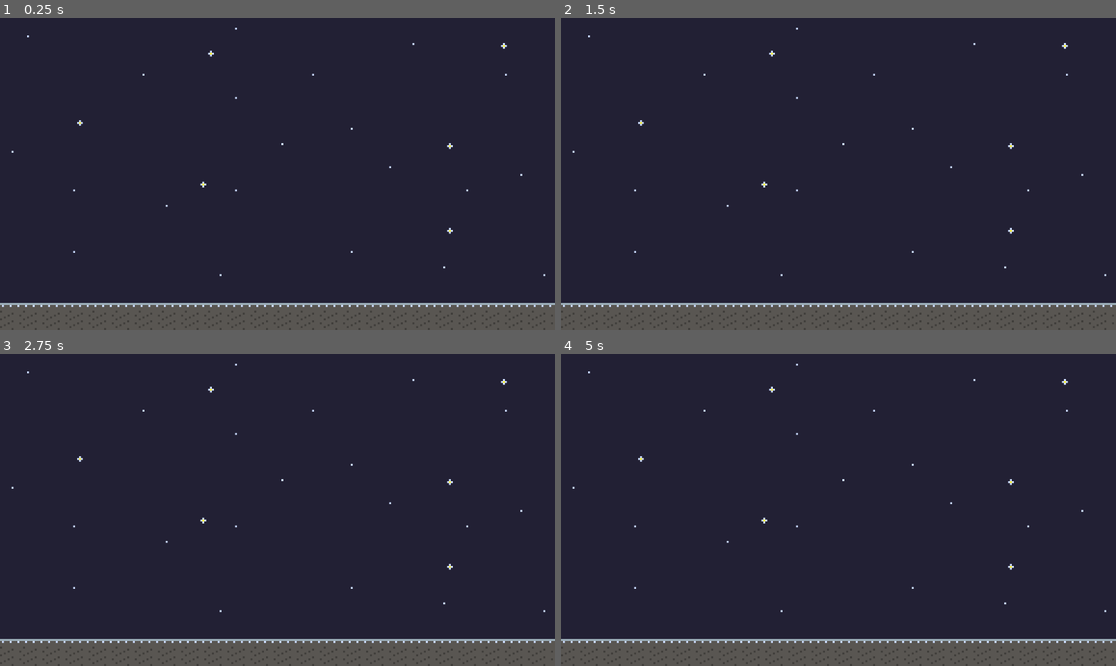
Above: before the commit, frames 1-4 (two rows, left to right).
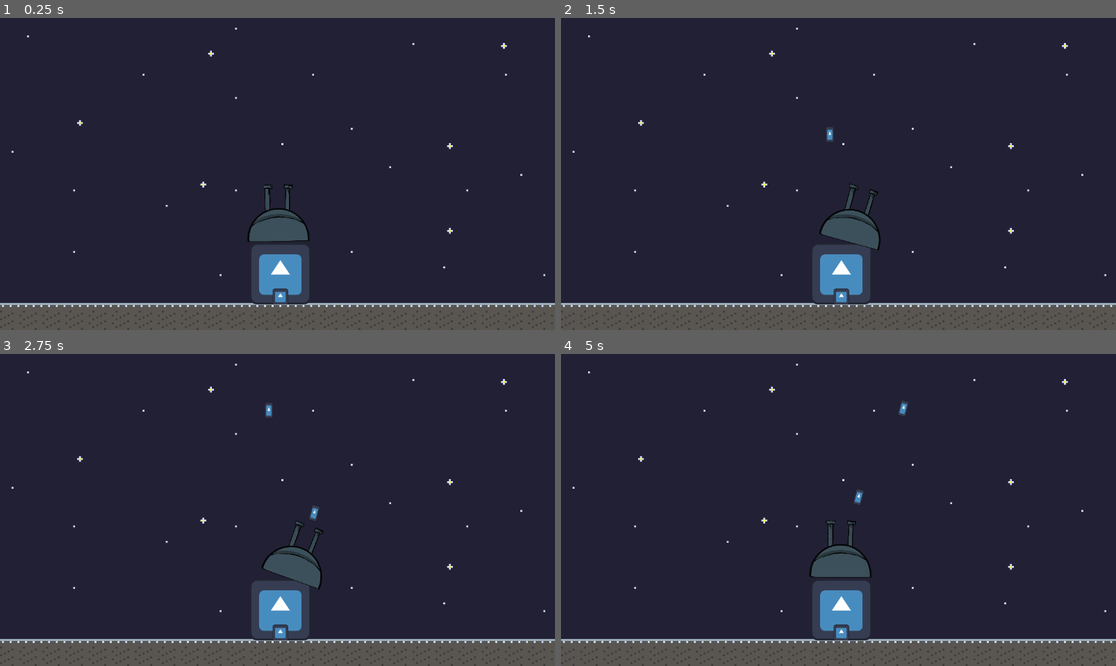
Above: after the commit, the same moments.

Repository: agoryu/galacticDefender
Game: Godot game, scene res://Level/Level.tscn
Two runs of this game, one before a commit and one after it. Both use one fixed random seed, a clock stepped at 60 frames per second and the inputs below. The engine's default icon, where the game draws it, is replaced by a stand-in: a white triangle on a blue panel in a dark square.
Inputs:
- Up to frame 1 (0.25 s): no input
- Up to frame 2 (1.5 s): tap Enter (ui_accept) at 0.5, 1.35 s; hold Right (ui_right) 0.53-1.28 s; hold Enter (ui_accept) 0.53-1.28 s; hold Left (ui_left) from 1.28 s (still down)
- Up to frame 3 (2.75 s): tap Enter (ui_accept) at 1.52, 1.82 s; release Left (ui_left) at 2.03 s; hold Right (ui_right) from 2.03 s (still down); hold Enter (ui_accept) from 2.03 s (still down)
- Up to frame 4 (5 s): release Enter (ui_accept) at 2.78 s; tap Enter (ui_accept) at 2.85, 3.02, 3.32, 4.35, 4.52, 4.82 s; release Right (ui_right) at 3.53 s; hold Enter (ui_accept) 3.53-4.28 s; hold Left (ui_left) from 3.53 s (still down)

The runs differ from the first frame. In frame 1, 3.0% of the frame differs, in the area x 44-56%, y 53-92%; in frame 2, 3.0%; in frame 3, 3.0%; in frame 4, 3.1%, in the area x 44-63%, y 14-92%.

Commit message:
feat: ajout canon dans niveau

Diff:
--- a/Character/Shooter/Bullet/Bullet.tscn
+++ b/Character/Shooter/Bullet/Bullet.tscn
@@ -7,6 +7,8 @@
 size = Vector2(20, 34)
 
 [node name="Bullet" type="CharacterBody2D"]
+collision_layer = 8
+collision_mask = 4
 script = ExtResource("1_hi20n")
 
 [node name="CollisionShape2D" type="CollisionShape2D" parent="."]
--- a/Character/Shooter/Shooter.tscn
+++ b/Character/Shooter/Shooter.tscn
@@ -1,7 +1,8 @@
-[gd_scene load_steps=4 format=3 uid="uid://br5fnl4nn8rlj"]
+[gd_scene load_steps=5 format=3 uid="uid://br5fnl4nn8rlj"]
 
 [ext_resource type="Texture2D" uid="uid://cca36ifi80l3e" path="res://icon.svg" id="1_hqxc2"]
 [ext_resource type="Script" uid="uid://bfxlq2xugxhlv" path="res://Character/Shooter/shooter.gd" id="1_rf7o0"]
+[ext_resource type="Texture2D" uid="uid://c41hnmqlv1tek" path="res://Character/Shooter/canon.png" id="3_3ym74"]
 
 [sub_resource type="RectangleShape2D" id="RectangleShape2D_rf7o0"]
 size = Vector2(20, 128)
@@ -21,15 +22,18 @@
 
 [node name="Canon" type="Sprite2D" parent="Canon"]
 position = Vector2(0, -128)
-scale = Vector2(0.25, 1)
-texture = ExtResource("1_hqxc2")
+scale = Vector2(0.2, 0.2)
+texture = ExtResource("3_3ym74")
 
 [node name="CollisionShape2D" type="CollisionShape2D" parent="Canon"]
 position = Vector2(0, -128)
 shape = SubResource("RectangleShape2D_rf7o0")
 
-[node name="Spawner" type="Marker2D" parent="Canon"]
-position = Vector2(0, -192)
+[node name="Spawner1" type="Marker2D" parent="Canon"]
+position = Vector2(16, -184)
+
+[node name="Spawner2" type="Marker2D" parent="Canon"]
+position = Vector2(-24, -184)
 
 [node name="FireTimer" type="Timer" parent="."]
 wait_time = 2.0
--- a/Character/Shooter/shooter.gd
+++ b/Character/Shooter/shooter.gd
@@ -5,6 +5,8 @@
 @onready var bullet_constructor = preload("res://Character/Shooter/Bullet/Bullet.tscn")
 
 @export var speed = 0.5
+
+var num_canon = 1
 
 func _physics_process(delta: float) -> void:
 	update_shoot_direction()
@@ -15,7 +17,12 @@
 	canon.rotation_degrees = clamp(canon.rotation_degrees, -90, 90)
 	if Input.is_action_pressed("ui_accept") and fire_timer.is_stopped():
 		var bullet = bullet_constructor.instantiate()
-		bullet.global_position = $Canon/Spawner.global_position
+		if num_canon % 2 == 0:
+			num_canon = 1
+			bullet.global_position = $Canon/Spawner1.global_position
+		else:
+			num_canon += 1
+			bullet.global_position = $Canon/Spawner2.global_position
 		bullet.rotation = $Canon.rotation
 		get_parent().add_child(bullet)
 		fire_timer.start()
--- a/Level/Level.tscn
+++ b/Level/Level.tscn
@@ -1,6 +1,7 @@
-[gd_scene load_steps=4 format=4 uid="uid://q8j5i05gxix8"]
+[gd_scene load_steps=5 format=4 uid="uid://q8j5i05gxix8"]
 
-[ext_resource type="Texture2D" uid="uid://dd0sd5mdv247" path="res://Level/Background.png" id="1_a526m"]
+[ext_resource type="Texture2D" uid="uid://c2e230hb3kqas" path="res://Level/Background.png" id="1_a526m"]
+[ext_resource type="PackedScene" uid="uid://br5fnl4nn8rlj" path="res://Character/Shooter/Shooter.tscn" id="2_r3cbp"]
 
 [sub_resource type="TileSetAtlasSource" id="TileSetAtlasSource_r3cbp"]
 texture = ExtResource("1_a526m")
@@ -30,3 +31,6 @@
 scale = Vector2(4, 4)
 tile_map_data = PackedByteArray("AAAAACcAAQABAAAAAAABACcAAQACAAAAAAACACcAAQADAAAAAAAAACgAAQABAAAAAAABACgAAQACAAAAAAACAC …(47808 unchanged characters)…
 tile_set = SubResource("TileSet_cyxyq")
+
+[node name="Shooter" parent="." instance=ExtResource("2_r3cbp")]
+position = Vector2(582, 531)
--- a/project.godot
+++ b/project.godot
@@ -14,3 +14,10 @@
 run/main_scene="uid://q8j5i05gxix8"
 config/features=PackedStringArray("4.4", "Forward Plus")
 config/icon="res://icon.svg"
+
+[layer_names]
+
+2d_physics/layer_1="base"
+2d_physics/layer_2="player"
+2d_physics/layer_3="enemy"
+2d_physics/layer_4="weapon"
Binary file added: Character/Shooter/canon.png
